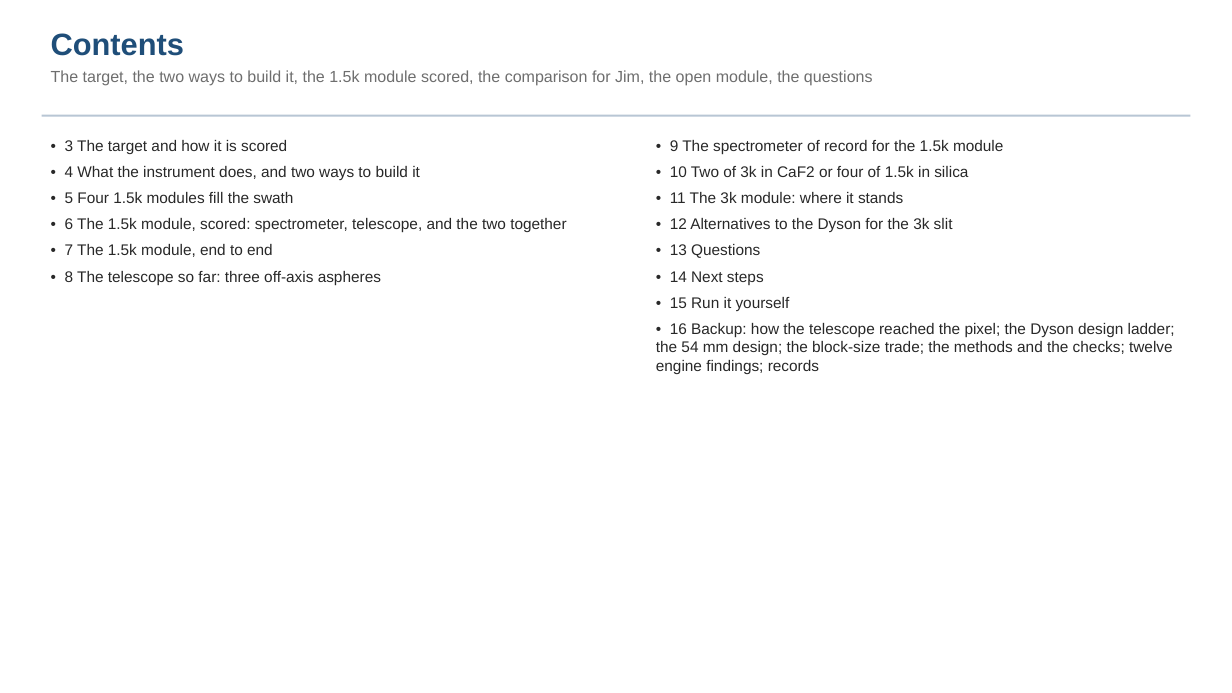
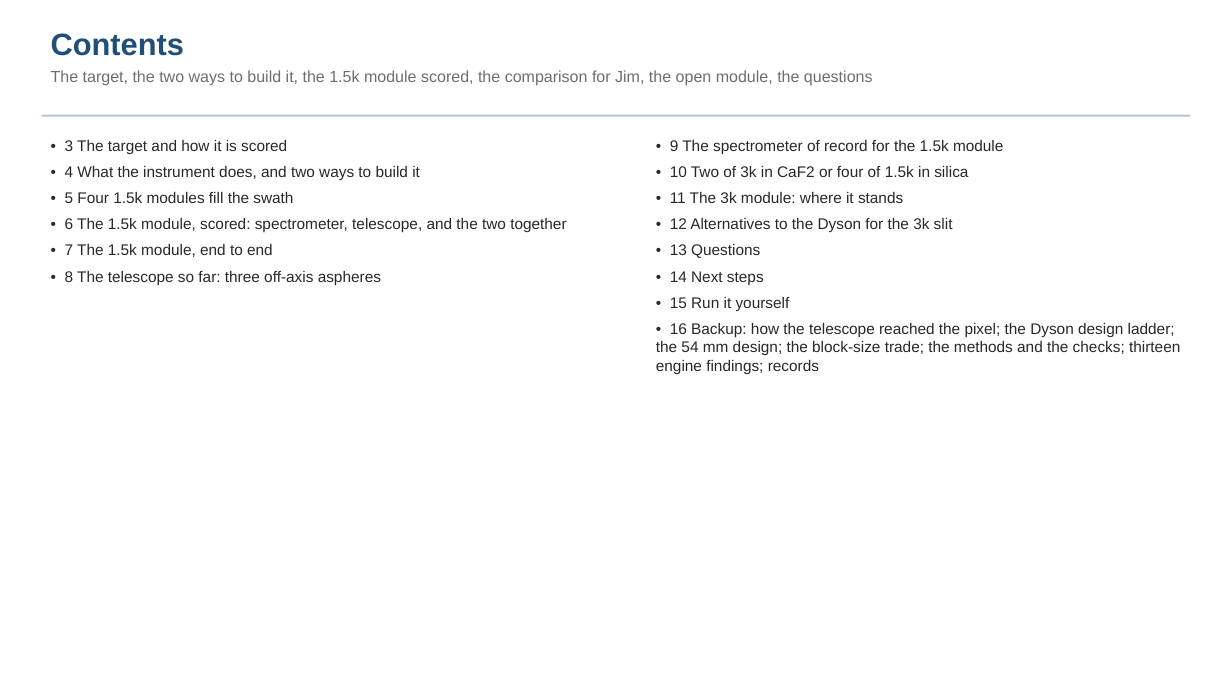
Before and after one commit to nasa-jpl/macos, a slide deck: slide 2 of demo_session/deck_dyson_record.pptx. Drawn at 1232x693 pixels with LibreOffice and Linux fonts; fonts in the diff are those of the drawing. Boxes give left, top, right and bottom in pixels: in the first picture for what was removed or moved away, otherwise in the second. Text is boxed around its words. In the diff, an @@ line names an element or a change of style, - is before the commit and + after.

```diff
--- a/demo_session/deck_dyson_record.pptx
+++ b/demo_session/deck_dyson_record.pptx
@@ text at (x1=656, y1=323, x2=1180, y2=374): text changed @@
-• 16 Backup: how the telescope reached the pixel; the Dyson design ladder; the 54 mm design; the block-size trade; the methods and the checks; twelve engine findings; records
+• 16 Backup: how the telescope reached the pixel; the Dyson design ladder; the 54 mm design; the block-size trade; the methods and the checks; thirteen engine findings; records
```
Also in this commit, not shown: 2 other slides changed, 1 other file.
